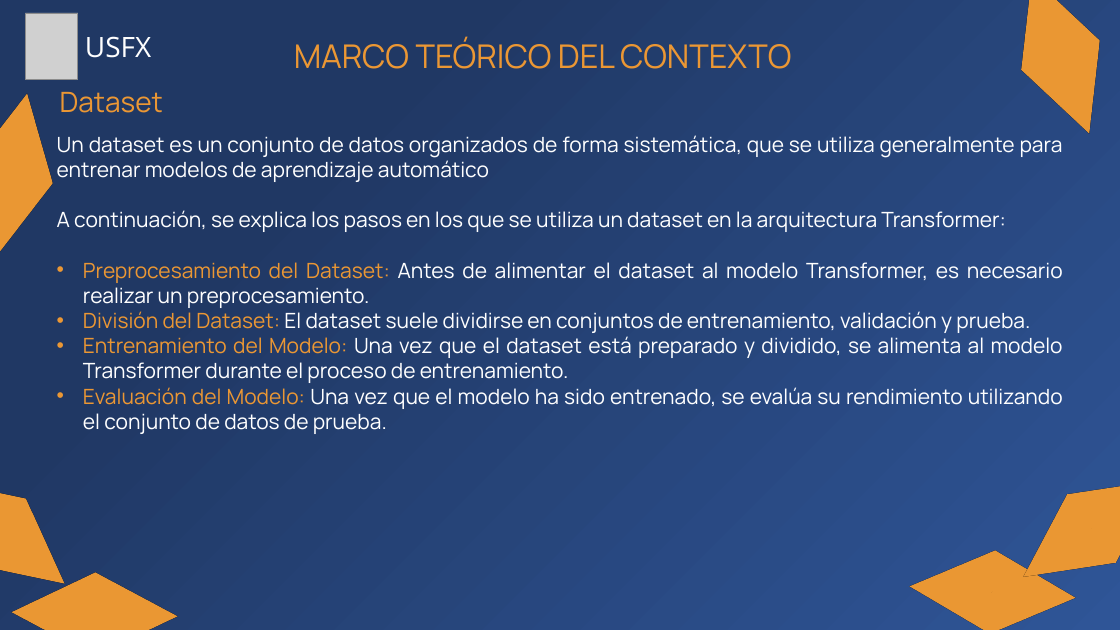
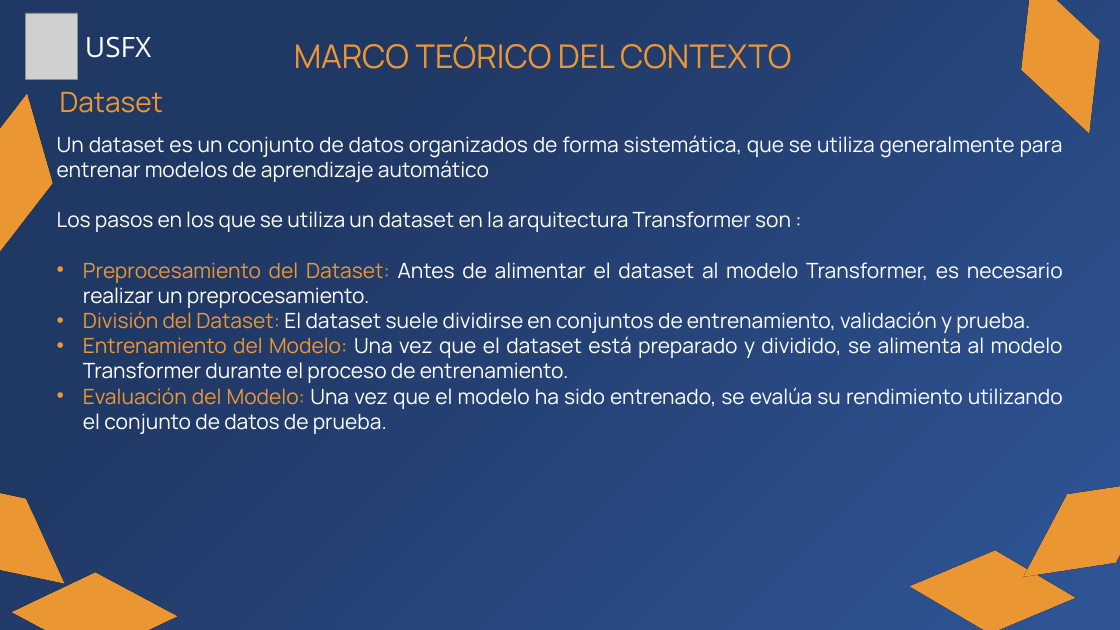
Before and after one commit to Zelechos/Generador-Css, a slide deck: slide 28 of documents/Presentación de Perfil - Modelo Generador CSS.pptx (slide 30 before the commit). Drawn at 1120x630 pixels with LibreOffice and Linux fonts; fonts in the diff are those of the drawing; grey boxes stand for pictures. Boxes give left, top, right and bottom in pixels: in the first picture for what was removed or moved away, otherwise in the second. Text is boxed around its words. In the diff, an @@ line names an element or a change of style, - is before the commit and + after.

```diff
--- a/documents/Presentación de Perfil - Modelo Generador CSS.pptx
+++ b/documents/Presentación de Perfil - Modelo Generador CSS.pptx
@@ text at (x1=57, y1=211, x2=791, y2=232): text changed @@
-A continuación, se explica los pasos en los que se utiliza un dataset en la arquitectura Transformer:
+Los pasos en los que se utiliza un dataset en la arquitectura Transformer son :
```
Also in this commit, not shown: 16 other slides changed, 1 slide added, 7 slides removed, 1 other file.
